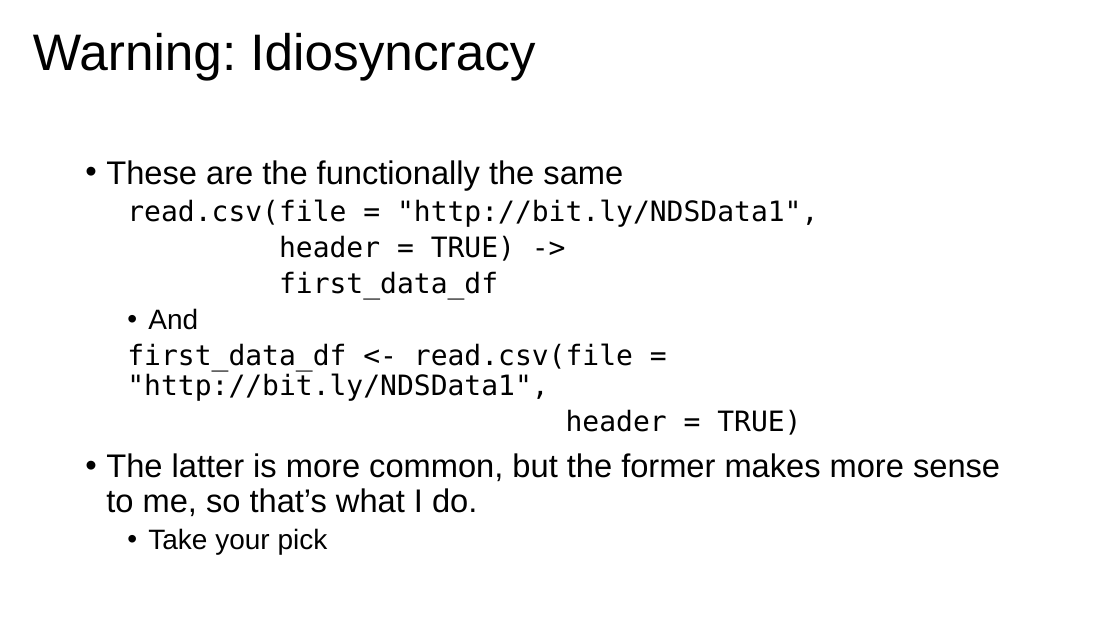
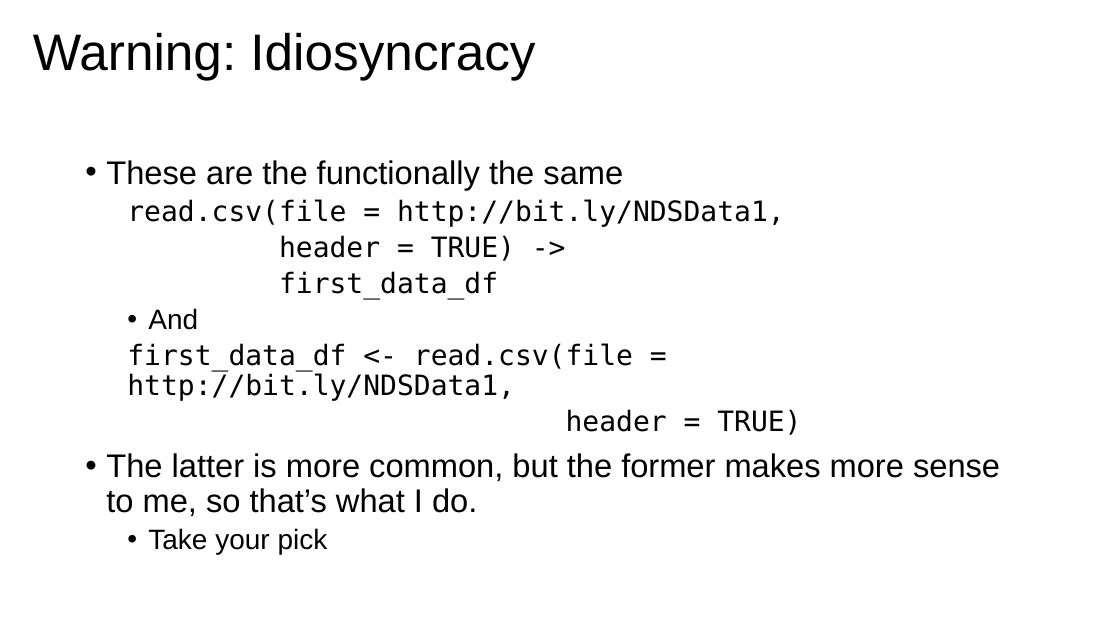
Before and after one commit to barneyricca/NDS_workshop, a slide deck: slide 12 of Slide Decks/Monday Morning.pptx. Drawn at 1120x630 pixels with LibreOffice and Linux fonts; fonts in the diff are those of the drawing; background and template pictures are left out. Boxes give left, top, right and bottom in pixels: in the first picture for what was removed or moved away, otherwise in the second. Text is boxed around its words. In the diff, an @@ line names an element or a change of style, - is before the commit and + after.

```diff
--- a/Slide Decks/Monday Morning.pptx
+++ b/Slide Decks/Monday Morning.pptx
@@ text at [127,199,785,227]: text changed @@
-  read.csv(file = "http://bit.ly/NDSData1",
+  read.csv(file = http://bit.ly/NDSData1,
@@ text at [127,343,633,401]: text changed @@
-  first_data_df <- read.csv(file = "http://bit.ly/NDSData1",
+  first_data_df <- read.csv(file = http://bit.ly/NDSData1,
```
Also in this commit, not shown: 13 other slides changed, 1 slide removed, 4 other files.
